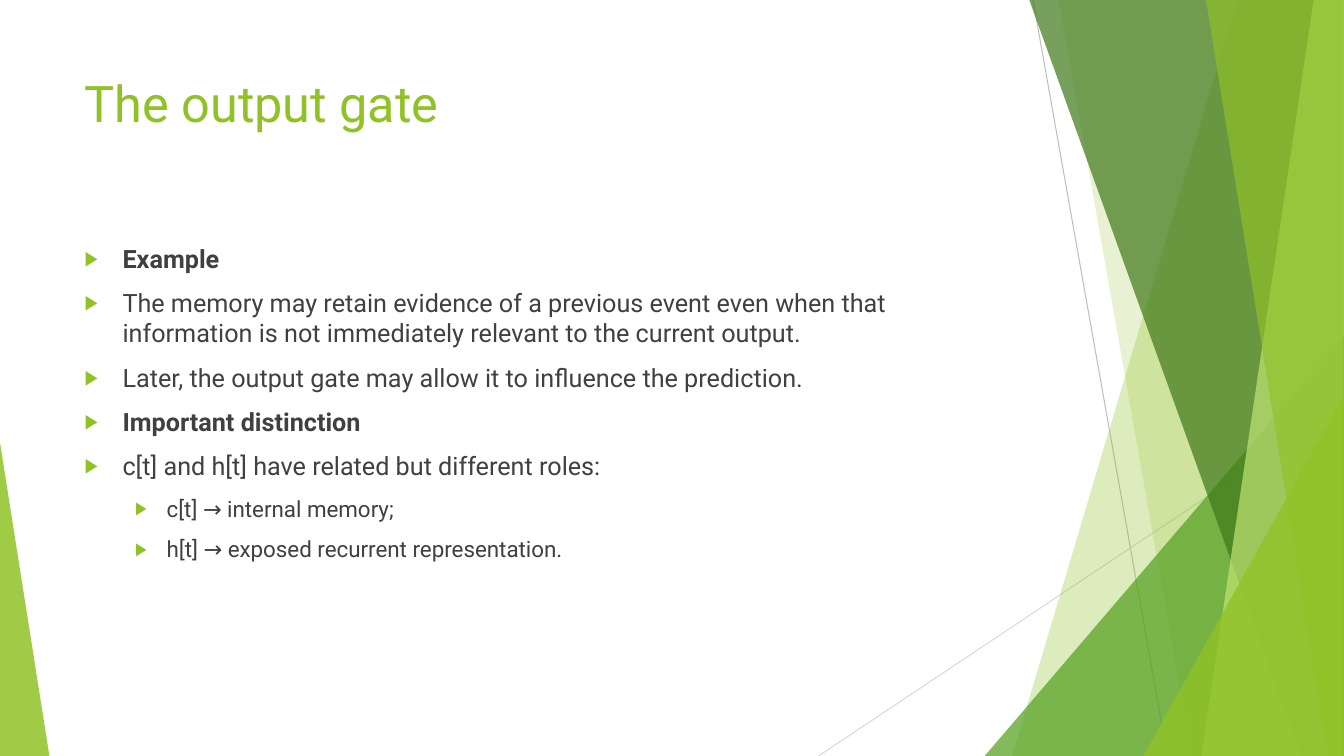
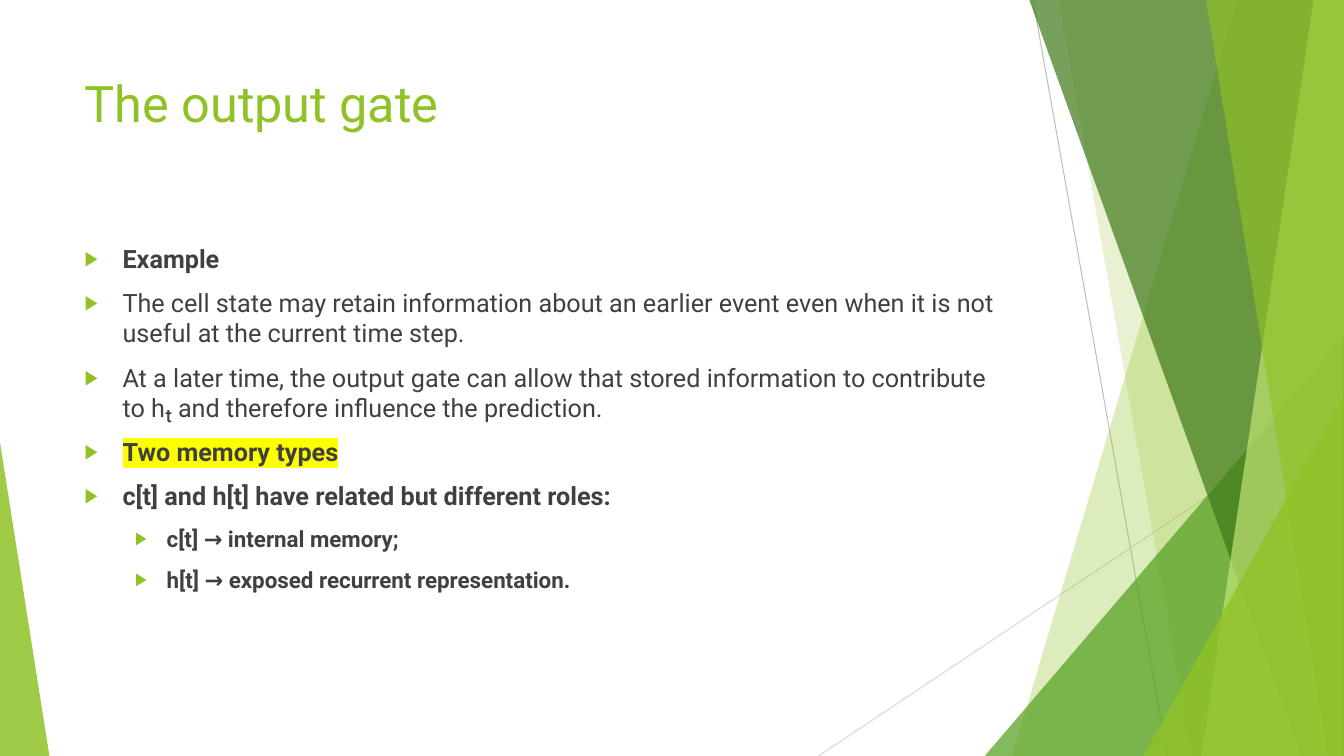
Before and after one commit to FranzGH/timeseries, a slide deck: slide 127 of Slides/04 Recurrent NNs.pptx (slide 128 before the commit). Drawn at 1344x756 pixels with LibreOffice and Linux fonts; fonts in the diff are those of the drawing. Boxes give left, top, right and bottom in pixels: in the first picture for what was removed or moved away, otherwise in the second. Text is boxed around its words. In the diff, an @@ line names an element or a change of style, - is before the commit and + after.

Commit message:
Recurrent

```diff
--- a/Slides/04 Recurrent NNs.pptx
+++ b/Slides/04 Recurrent NNs.pptx
@@ text at box(123, 293, 993, 467): text changed @@
-▶ The memory may retain evidence of a previous event even when that information is not immediately relevant to the current output.
-▶ Later, the output gate may allow it to influence the prediction.
-▶ Important distinction
+▶ The cell state may retain information about an earlier event even when it is not useful at the current time step.
+▶ At a later time, the output gate can allow that stored information to contribute to hₜ and therefore influence the prediction.
+▶ Two memory types
@@ text at box(123, 484, 610, 593): bold on in "c[t] and h[t] have related but different ...", "c[t] → internal memory;", "h[t] → exposed recurrent representation." @@
```
Also in this commit, not shown: 130 other slides changed, 1 slide removed.
